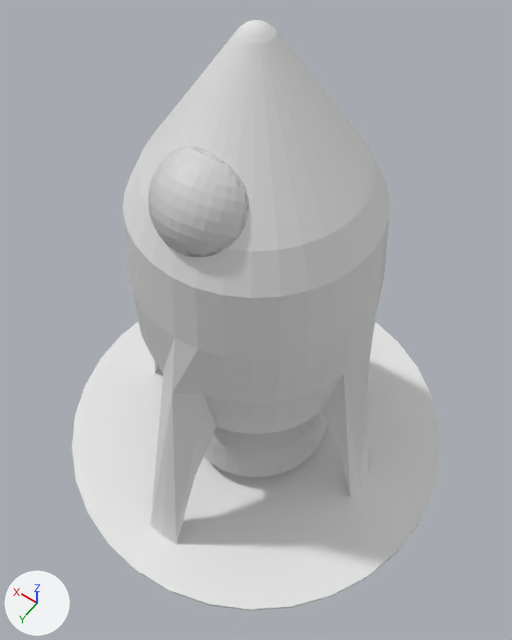
Two versions of the Blender file LD50/Assets/Blender/debug/rocket.blend, one commit apart.
Rendered twice from a 50 mm lens placed at (-0.232, 0.326, 0.705), pointed at (-0.014, 0.02, 0.224). Every picture has the same lights, and +X, +Y and +Z are marked at lower left.

In view in the first picture: 'glass', 'rocket', 'socle'.
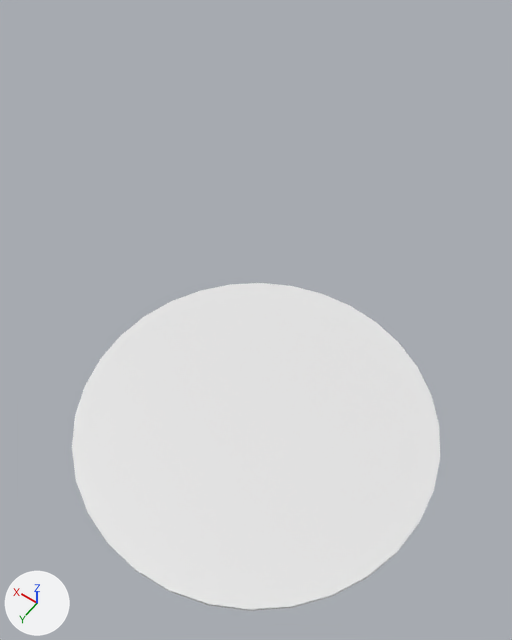
Edits to the scene script, one JSON object a line:
```json
{"op": "add", "block": "ob_rocket", "code": "ob_rocket.hide_set(True)"}
{"op": "add", "block": "ob_glass", "code": "ob_glass.hide_set(True)"}
```

Location of each change, [x1, y1, x2, y2] in pixels of the pictures (512 x 640 px):
```json
{"object": "rocket", "change": "hidden", "before": [123, 20, 390, 544]}
{"object": "glass", "change": "hidden", "before": [170, 146, 249, 257]}
```
